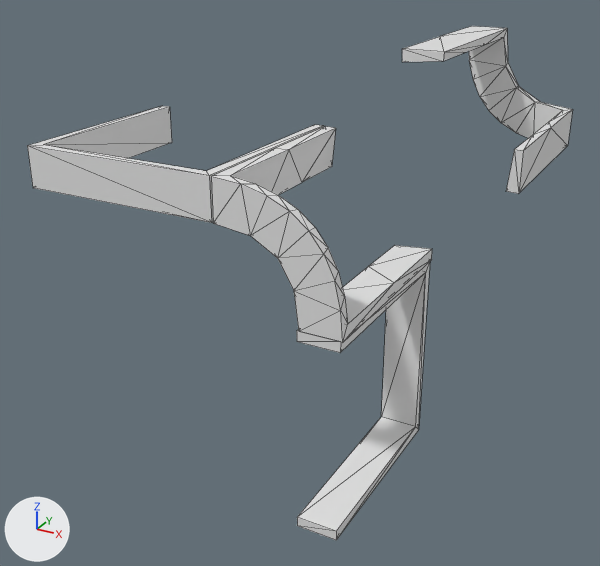
What one commit did to the OBJ model data/bmc/SET_4W2C/t_279.obj.
Rendered twice from a 50 mm camera at (0.94, -1.831, 0.774) aimed at (-0.029, -0.07, -0.107). Every picture has the same lights, and +X, +Y and +Z are marked at lower left. Mesh edges are drawn as thin lines. Where no turn or scale is listed for an object, it has been applied to the vertices.

Names of what the first picture shows: 't_279'.
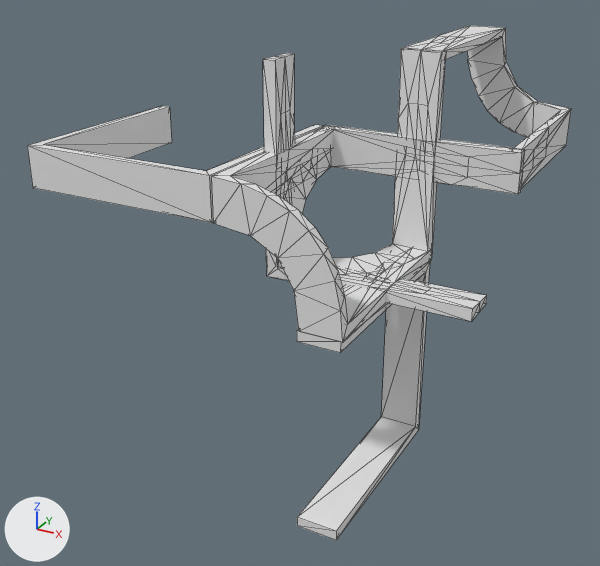
What the commit changed:
me_t_279 is used by ob_t_279; location (0.0, 0.0, 0.0).
me_t_279 had 120 vertices, 224 faces and spanned x -0.5..0.5, y -0.5..0.5, z -0.5..0.5.
me_t_279 now has 317 vertices, 616 faces and spans x -0.5..0.5, y -0.5..0.5, z -0.5..0.501.
me_t_279 part 1: the loose piece of 44 vertices spanning x 0.2..0.5, y 0.0..0.5, z 0.2..0.5 is rebuilt with 72 vertices and now spans x 0.196..0.496, y 0.0..0.5, z 0.201..0.501.
me_t_279 part 2: a new loose piece of 141 vertices spanning x 0.0..0.5, y -0.286..0.014, z 0.0..0.5.
Part 3, on me_t_279:
20 faces are deleted.
16 vertices are added at x 0.004..0.279, y -0.25..0.0, z -0.001..0.274.
6 new vertices lie (0.0, 0.125, 0.0) away from vertices in x 0.004..0.279, y -0.25, z -0.001..0.274.
6 new vertices lie (0.0, 0.118, 0.0) away from vertices in x 0.027..0.278, y -0.237, z 0.022..0.273.
76 new faces join them.

Where the change shows, as pixel boxes (x1, y1, x2, y2) in the pictures (600 x 566 px):
't_279', reshaped
    before: (27, 26, 573, 540)
    after: (27, 26, 571, 540)
part 1 of me_t_279, rebuilt
    before: (402, 26, 573, 194)
    after: (401, 26, 571, 189)
part 2 of me_t_279, added
    after: (263, 49, 525, 322)
part 3 of me_t_279, built on
    before: (231, 128, 431, 324)
    after: (231, 130, 431, 324)
